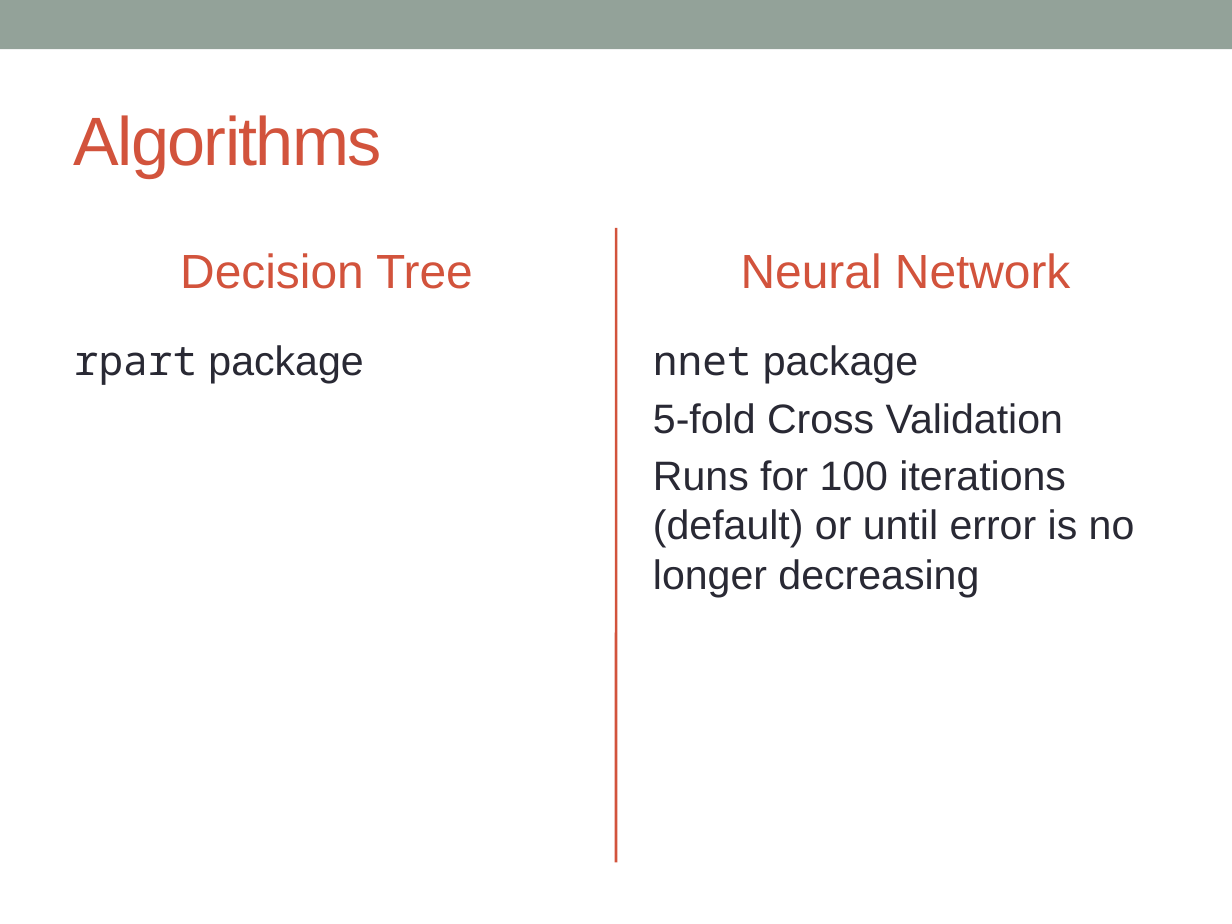
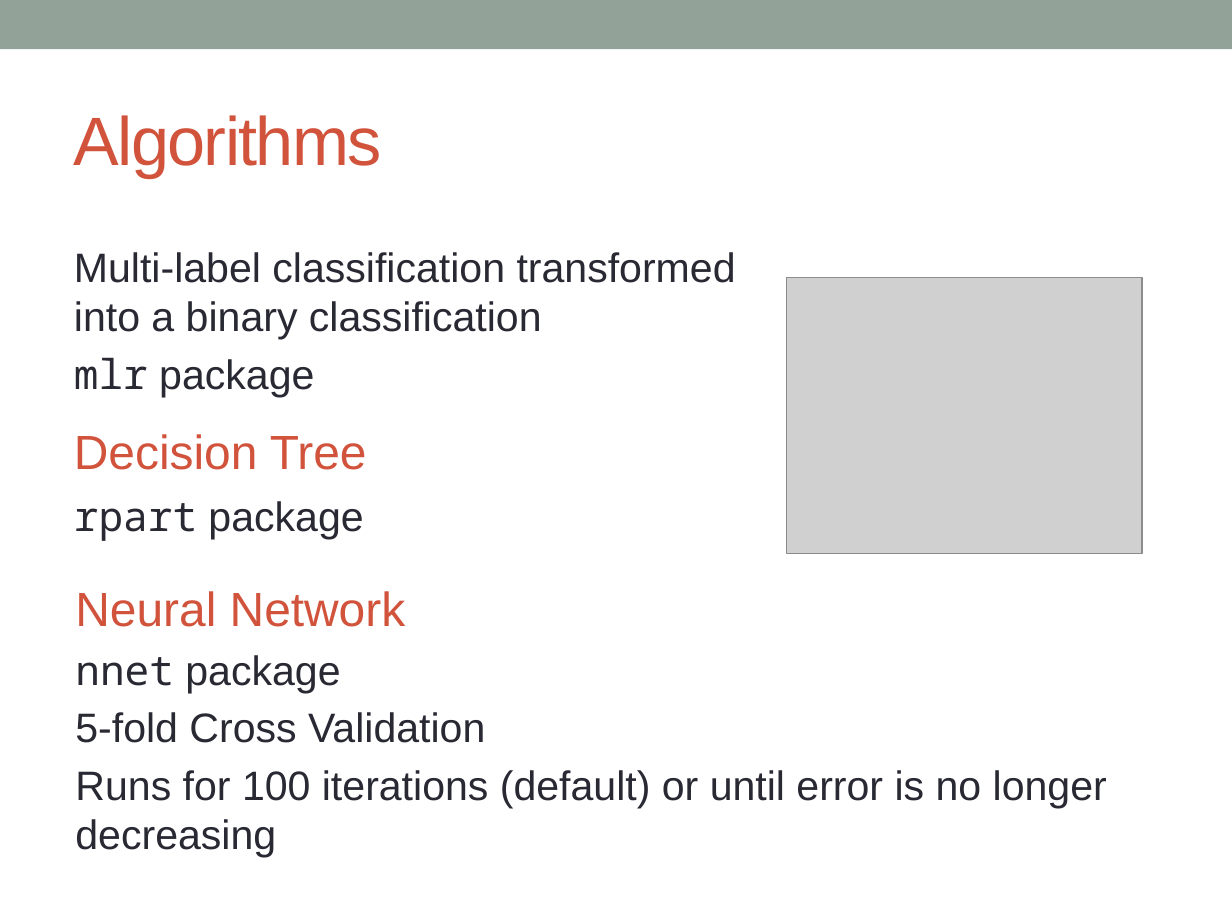
Before and after one commit to jcbain/web_query_classification, a slide deck: slide 6 of presentation.pptx (slide 7 before the commit). Drawn at 1232x924 pixels with LibreOffice and Linux fonts; fonts in the diff are those of the drawing; grey boxes stand for pictures. Boxes give left, top, right and bottom in pixels: in the first picture for what was removed or moved away, otherwise in the second. Text is boxed around its words. In the diff, an @@ line names an element or a change of style, - is before the commit and + after.

```diff
--- a/presentation.pptx
+++ b/presentation.pptx
@@ line removed from (616, 228) to (616, 862) @@
@@ text added at [74,252,736,397], 24 pt, text #292934 @@
+Multi-label classification transformed into a binary classification
+mlr package
@@ picture added at [786,277,1142,553] @@
@@ text "Decision Tree": place and size @@
-text "Decision Tree" at [180,253,473,289]
+text "Decision Tree" at [74,434,367,470]
@@ text "Decision Tree" at [74,434,367,470]: alignment centre to left; vertical alignment middle to top @@
@@ text "rpart package": place and size @@
-text "rpart package" at [74,345,363,385]
+text "rpart package" at [74,501,363,541]
@@ text "Neural Network" at [75,591,406,627]: alignment centre to left; vertical alignment middle to top @@
@@ text "Neural Network": place and size @@
-text "Neural Network" at [741,253,1071,289]
+text "Neural Network" at [75,591,406,627]
@@ text "nnet package" rewrapped from [653,345,1135,597] to [75,655,1107,857] @@
```
Also in this commit, not shown: 1 slide added, 1 slide removed, 4 other files.
